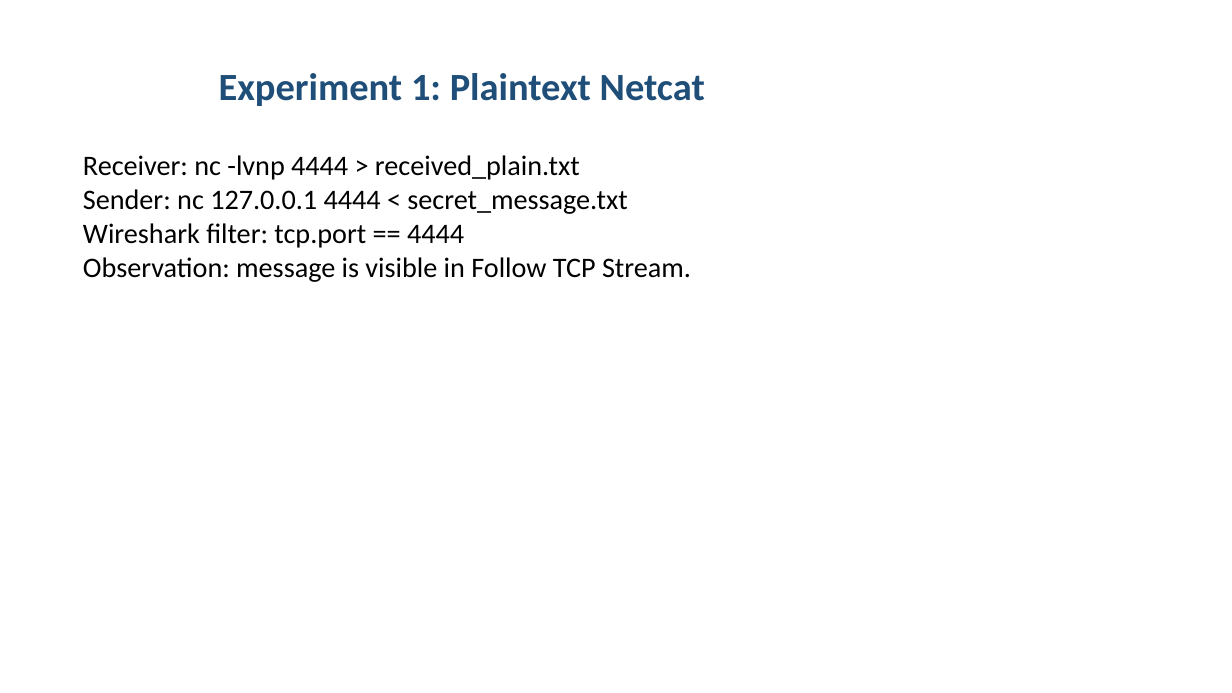
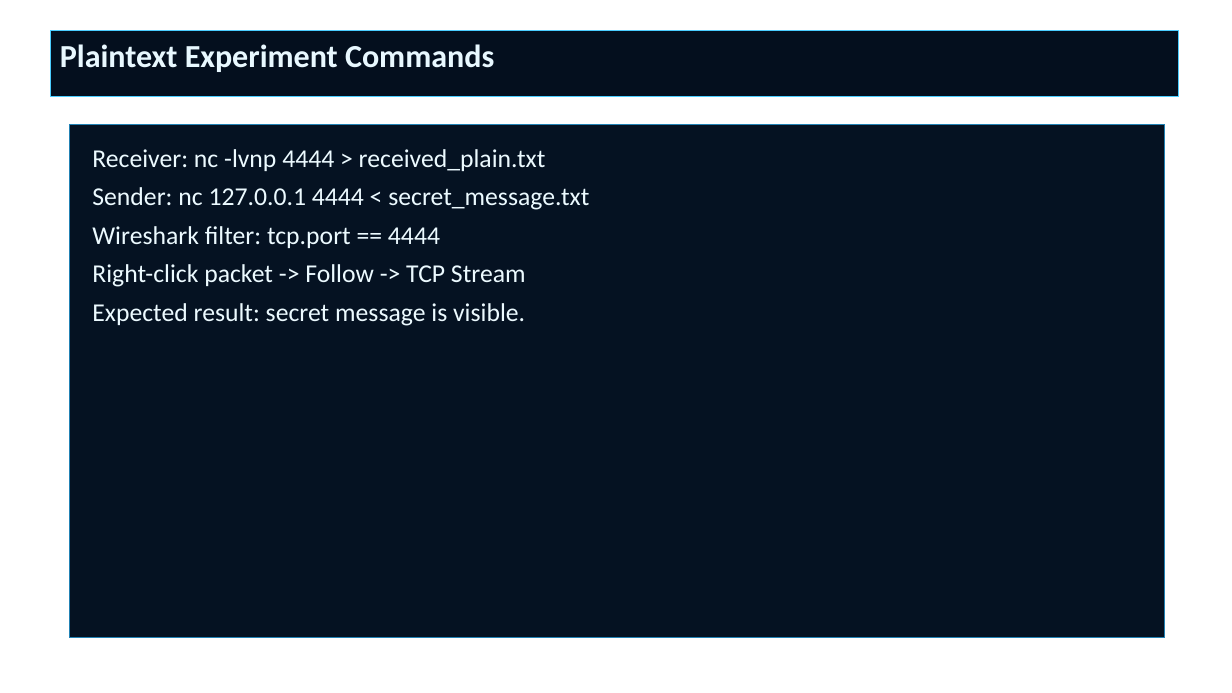
Before and after one commit to aastha2208/campussync-mobile, a slide deck: slide 12 of netcat_aat_project/Secure_Data_Transmission_over_Netcat_Presentation.pptx (slide 8 before the commit). Drawn at 1232x693 pixels with LibreOffice and Linux fonts; fonts in the diff are those of the drawing; background and template pictures are left out. Boxes give left, top, right and bottom in pixels: in the first picture for what was removed or moved away, otherwise in the second. Text is boxed around its words. In the diff, an @@ line names an element or a change of style, - is before the commit and + after.

```diff
--- a/netcat_aat_project/Secure_Data_Transmission_over_Netcat_Presentation.pptx
+++ b/netcat_aat_project/Secure_Data_Transmission_over_Netcat_Presentation.pptx
@@ rectangle added at (51,30,1178,97), fill #040F1E, outline #4BCDFF 0.75 pt, 25 pt, text #E8F8FF, bold @@
+Plaintext Experiment Commands
@@ title removed at (219,73,705,106) @@
-Experiment 1: Plaintext Netcat
@@ rectangle "Receiver: nc -lvnp 4444 > ...": place and size @@
-rectangle "Receiver: nc -lvnp 4444 > ..." at (83,155,691,282)
+rectangle "Receiver: nc -lvnp 4444 > ..." at (69,125,1165,638)
@@ rectangle "Receiver: nc -lvnp 4444 > ..." at (69,125,1165,638): fill none to #051222; outline none to #2282B4 0.75 pt @@
@@ text in rectangle at (92,149,589,248): size 22 to 20 pt, text colour #000000 to #ECFAFF in "Receiver: nc -lvnp 4444 > received_plain.txt", "Sender: nc 127.0.0.1 4444 < secret_message.txt", "Wireshark filter: tcp.port == 4444"; more space between paragraphs @@
@@ text in rectangle at (92,264,526,326): text changed; size 22 to 20 pt; text colour #000000 to #ECFAFF @@
-Observation: message is visible in Follow TCP Stream.
+Right-click packet -> Follow -> TCP Stream
+Expected result: secret message is visible.
```
Also in this commit, not shown: 7 other slides changed, 17 slides added, 8 slides removed, 7 other files.
